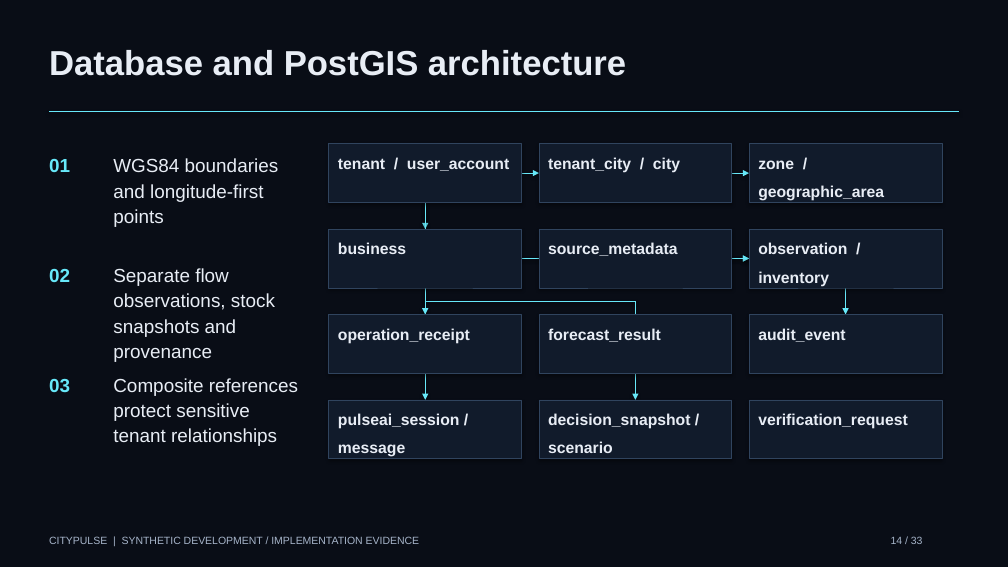
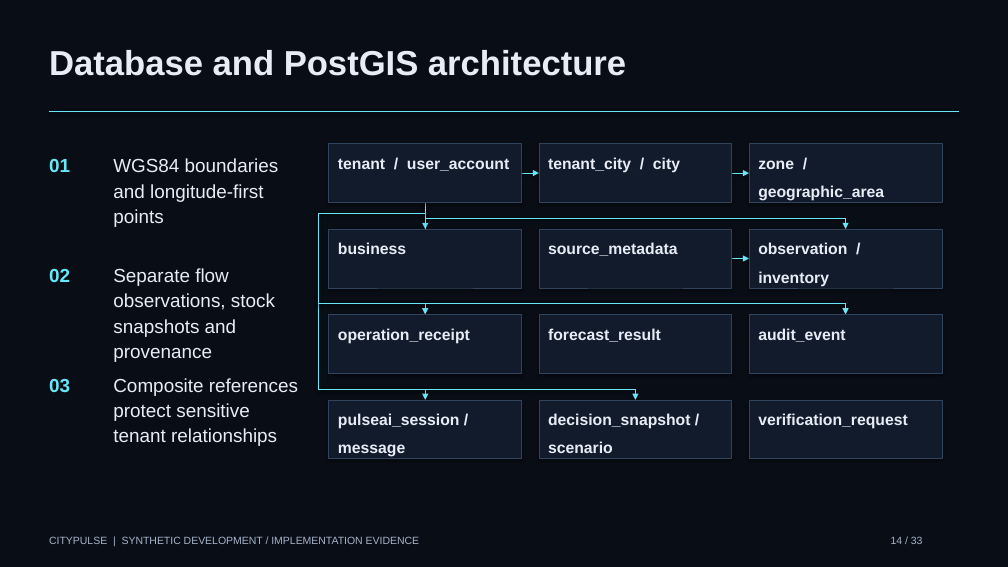
Before and after one commit to manikantbindass/CityPulse, a slide deck: slide 14 of docs/presentations/CityPulse-Project-Presentation.pptx. Drawn at 1008x567 pixels with LibreOffice and Linux fonts; fonts in the diff are those of the drawing. Boxes give left, top, right and bottom in pixels: in the first picture for what was removed or moved away, otherwise in the second. Text is boxed around its words. In the diff, an @@ line names an element or a change of style, - is before the commit and + after.

```diff
--- a/docs/presentations/CityPulse-Project-Presentation.pptx
+++ b/docs/presentations/CityPulse-Project-Presentation.pptx
@@ line moved from (425, 203) - (425, 301) to (318, 213) - (318, 304) @@
@@ line added from (318, 213) to (318, 389), #67E8F9 1 pt @@
@@ line added from (425, 213) to (318, 213), #67E8F9 1 pt @@
@@ line moved from (425, 259) - (846, 259) to (425, 219) - (846, 219) @@
@@ arrow added from (846, 219) to (846, 229), #67E8F9 1 pt @@
@@ arrow removed from (522, 259) to (749, 259) @@
@@ line moved from (425, 301) - (635, 301) to (318, 304) - (846, 304) @@
@@ line moved from (425, 301) - (425, 301) to (318, 304) - (425, 304) @@
@@ arrow moved from (425, 259) - (425, 315) to (425, 304) - (425, 315) @@
@@ arrow moved from (846, 259) - (846, 315) to (846, 304) - (846, 315) @@
@@ line added from (318, 389) to (425, 389), #67E8F9 1 pt @@
@@ line added from (318, 389) to (635, 389), #67E8F9 1 pt @@
@@ arrow moved from (425, 301) - (425, 400) to (425, 389) - (425, 400) @@
@@ arrow moved from (635, 301) - (635, 400) to (635, 389) - (635, 400) @@
```
Also in this commit, not shown: 5 other slides changed, 20 other files.
